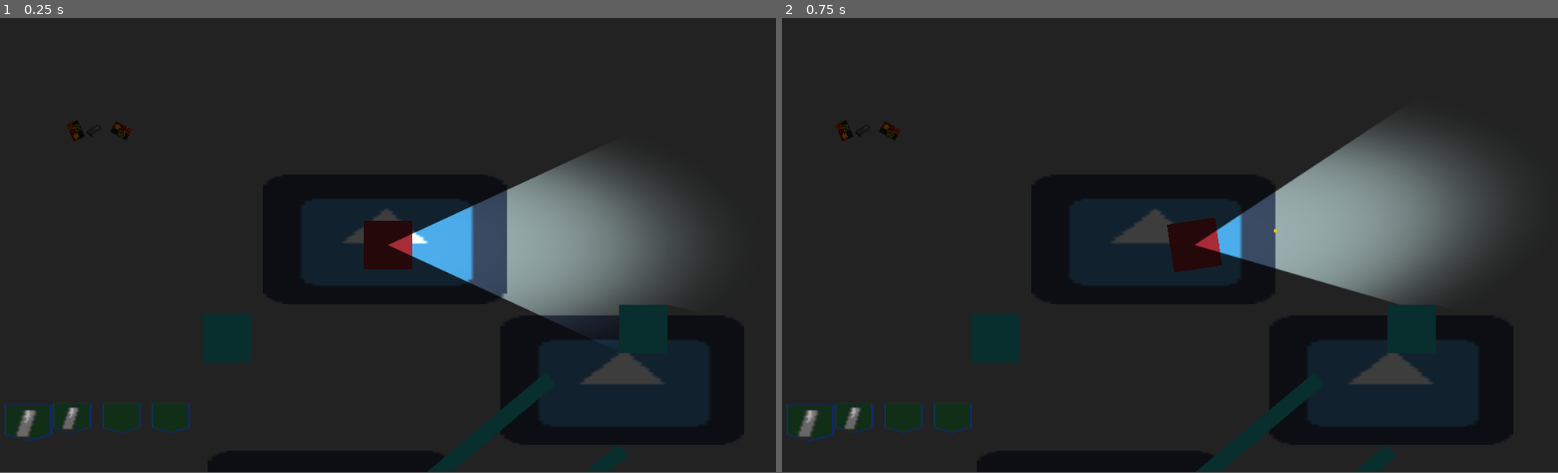
Above: before the commit, frames 1-2 (left to right).
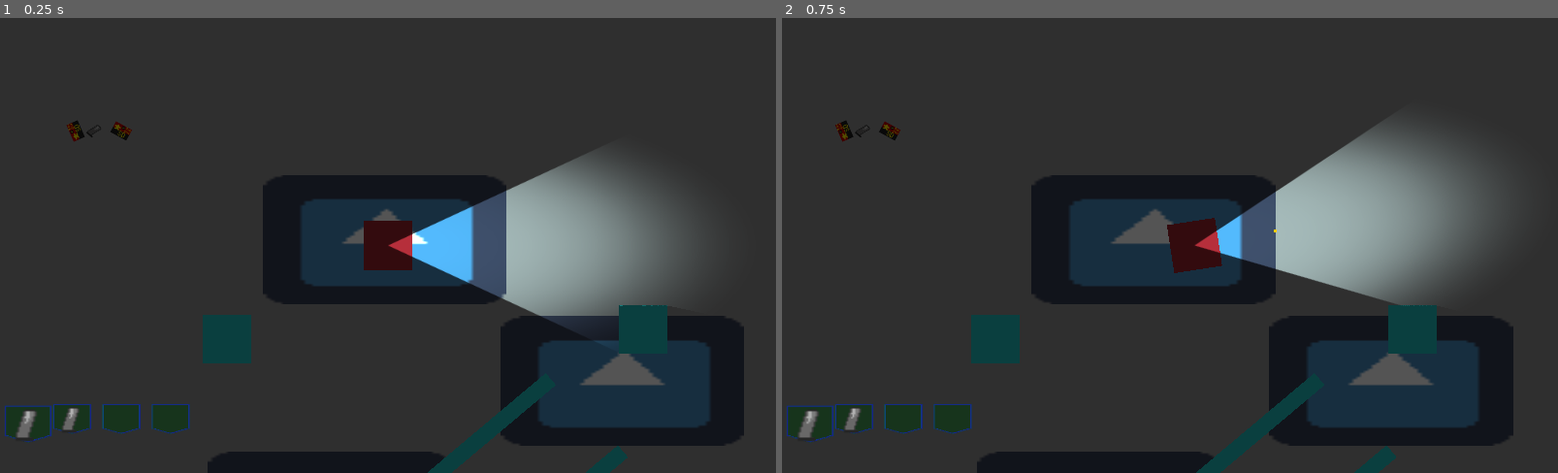
Above: after the commit, the same moments.

Repository: ghfox/overheadpoc
Game: Godot game, scene res://Scn/Room.tscn
Two runs of this game, one before a commit and one after it. Both use one fixed random seed, a clock stepped at 60 frames per second and the inputs below. The engine's default icon, where the game draws it, is replaced by a stand-in: a white triangle on a blue panel in a dark square.
Inputs (mouse positions are in pixels of both pictures, inside the frame that each line leads up to):
- Up to frame 1 (0.25 s): no input
- Up to frame 2 (0.75 s): tap Enter at 0.5 s; move the mouse to (1340, 222) at 0.52 s; hold D from 0.53 s (still down); click (1340, 222) at 0.6 s
In our replay, the window is 800x468 before the commit and 800x469 after it. These sizes can differ from the game's own. Grey fills any space a smaller window leaves; there, only what the larger window draws over its background counts as a difference.

The runs differ from the first frame. In frame 1, 0.9% of the frame differs, in the area x 0-91%, y 23-100%; in frame 2, 0.9%, in the area x 0-90%, y 23-100%.

Commit message:
magazine consumption, centered art

Diff:
--- a/Scn/HUD.tscn
+++ b/Scn/HUD.tscn
@@ -1,6 +1,8 @@
-[gd_scene load_steps=2 format=2]
+[gd_scene load_steps=4 format=2]
 
+[ext_resource path="res://Spr/Items/smallMag.png" type="Texture" id=1]
 [ext_resource path="res://Scr/HUD.gd" type="Script" id=2]
+[ext_resource path="res://Spr/Gui/gui_pocket.png" type="Texture" id=3]
 
 [node name="HUD" type="Control"]
 anchor_right = 1.0
@@ -19,8 +21,25 @@
 "_edit_use_anchors_": false
 }
 
+[node name="TextureRect" type="TextureRect" parent="PocketGrid"]
+margin_right = 40.0
+margin_bottom = 40.0
+texture = ExtResource( 3 )
+
 [node name="Inventory" type="Control" parent="."]
 anchor_top = 1.0
 anchor_bottom = 1.0
 margin_top = -100.0
 margin_right = 400.0
+__meta__ = {
+"_edit_use_anchors_": false
+}
+
+[node name="TextureRect2" type="TextureRect" parent="Inventory"]
+margin_right = 100.0
+margin_bottom = 100.0
+texture = ExtResource( 1 )
+stretch_mode = 5
+__meta__ = {
+"_edit_use_anchors_": false
+}
--- a/Scn/Room.tscn
+++ b/Scn/Room.tscn
@@ -68,7 +68,7 @@
 scale = Vector2( 0.379221, 0.370944 )
 
 [node name="CanvasModulate" type="CanvasModulate" parent="."]
-color = Color( 0.243137, 0.243137, 0.243137, 1 )
+color = Color( 0.333333, 0.333333, 0.333333, 1 )
 
 [node name="LayerUnMod" type="CanvasLayer" parent="."]
 follow_viewport_enable = true
--- a/Scr/HUD.gd
+++ b/Scr/HUD.gd
@@ -12,6 +12,8 @@
 	pass
 
 func updatePocketGrid():
+	deleteChildren(get_node("PocketGrid"))
+	deleteChildren(get_node("Inventory"))
 	var margin = 0
 	for p in Inventory.pocket:
 		makePocketPart(pocketArt,"PocketGrid",margin)
@@ -19,16 +21,21 @@
 			makePocketPart(p.sprite, "Inventory", margin)
 		margin += pocketMargin
 
+func deleteChildren(node):
+	for n in node.get_children():
+		n.free()
+
 func sizeItem(bound, item):
 	var rect = item.get_rect()
 	var maxside = max(rect.size.x,rect.size.y)
 	var scale = bound/maxside
-	item.set_stretch_mode(TextureRect.STRETCH_KEEP_ASPECT)
 	item.set_scale(Vector2(scale,scale))
 
 func makePocketPart(texture,destNode, x):
 	var newItem = TextureRect.new()
 	newItem.set_texture(load(texture))
+	newItem.set_stretch_mode(TextureRect.STRETCH_KEEP_ASPECT_CENTERED)
+	newItem.set_pivot_offset(newItem.rect_size/2)
 	newItem.set_margin(MARGIN_LEFT,x)
 	sizeItem(pocketWidth,newItem)
 	get_node(destNode).add_child(newItem)
--- a/Scr/Player.gd
+++ b/Scr/Player.gd
@@ -1,4 +1,6 @@
 extends KinematicBody2D
+
+var HUD
 
 var move = Vector2(0,0)
 var playerBullet = preload("res://Scn/PlayerBullet.tscn")
@@ -11,6 +13,7 @@
 var canGrab = null
 
 func _ready():
+	HUD = get_node("GUI/HUD")
 	Inventory.player = self
 
 	#ItemPick test garbage
@@ -64,7 +67,7 @@
 		reload()
 	elif(Input.is_action_just_pressed(Controller.nextPocket)):
 		Inventory.nextPocket()
-		get_node("GUI/HUD").updateSelectedPocket()
+		HUD.updateSelectedPocket()
 
 func reload():
 	if(reloading):
--- a/Scr/ReloadAnim.gd
+++ b/Scr/ReloadAnim.gd
@@ -50,6 +50,7 @@
 	else:
 		Inventory.loadNextMag()
 	Inventory.player.reloading = false
+	Inventory.player.HUD.updatePocketGrid()
 	call_deferred("free")
 
 func skip():
--- a/project.godot
+++ b/project.godot
@@ -64,7 +64,8 @@
 
 [display]
 
-window/stretch/aspect="keep"
+window/stretch/mode="2d"
+window/stretch/aspect="expand"
 
 [rendering]
 
